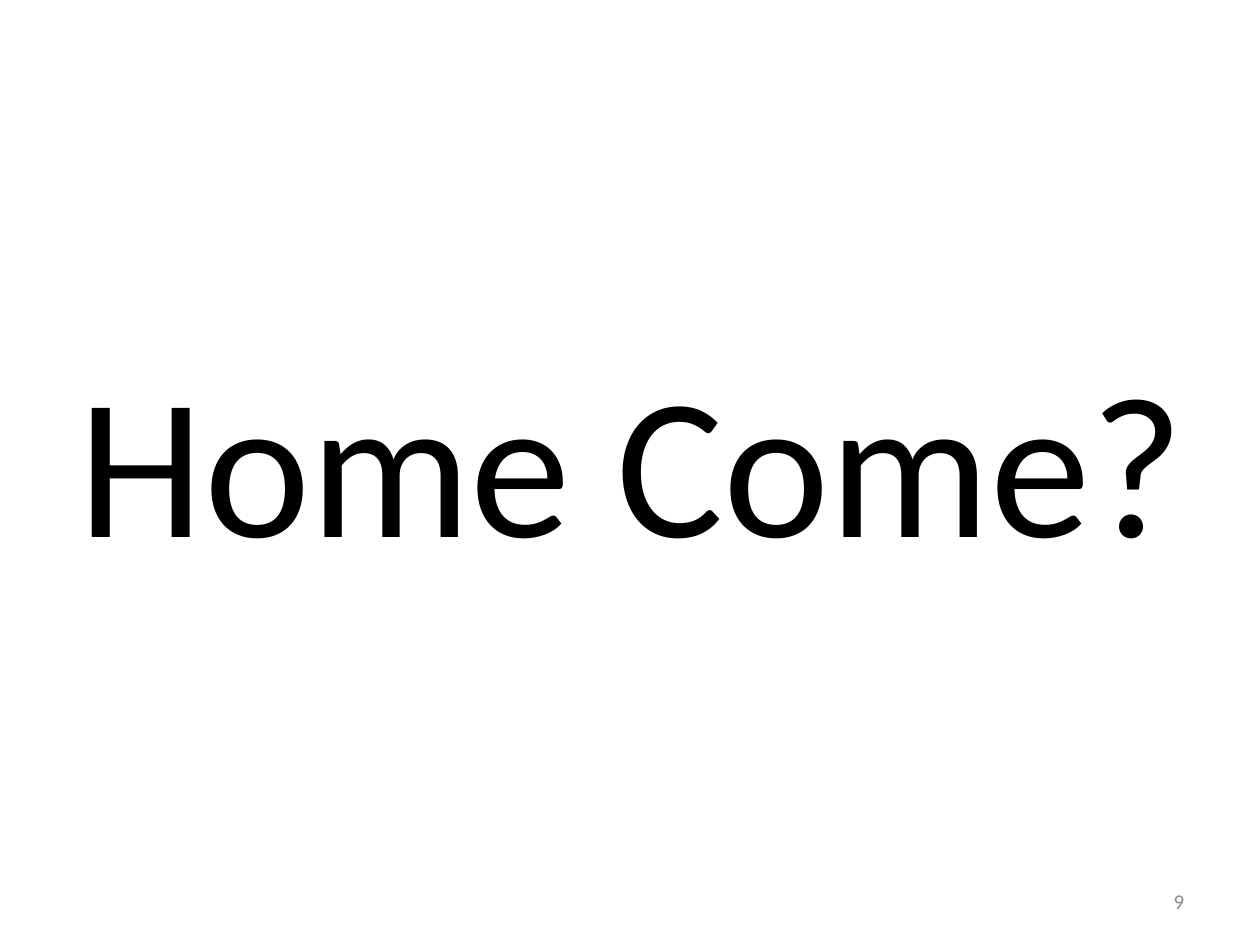
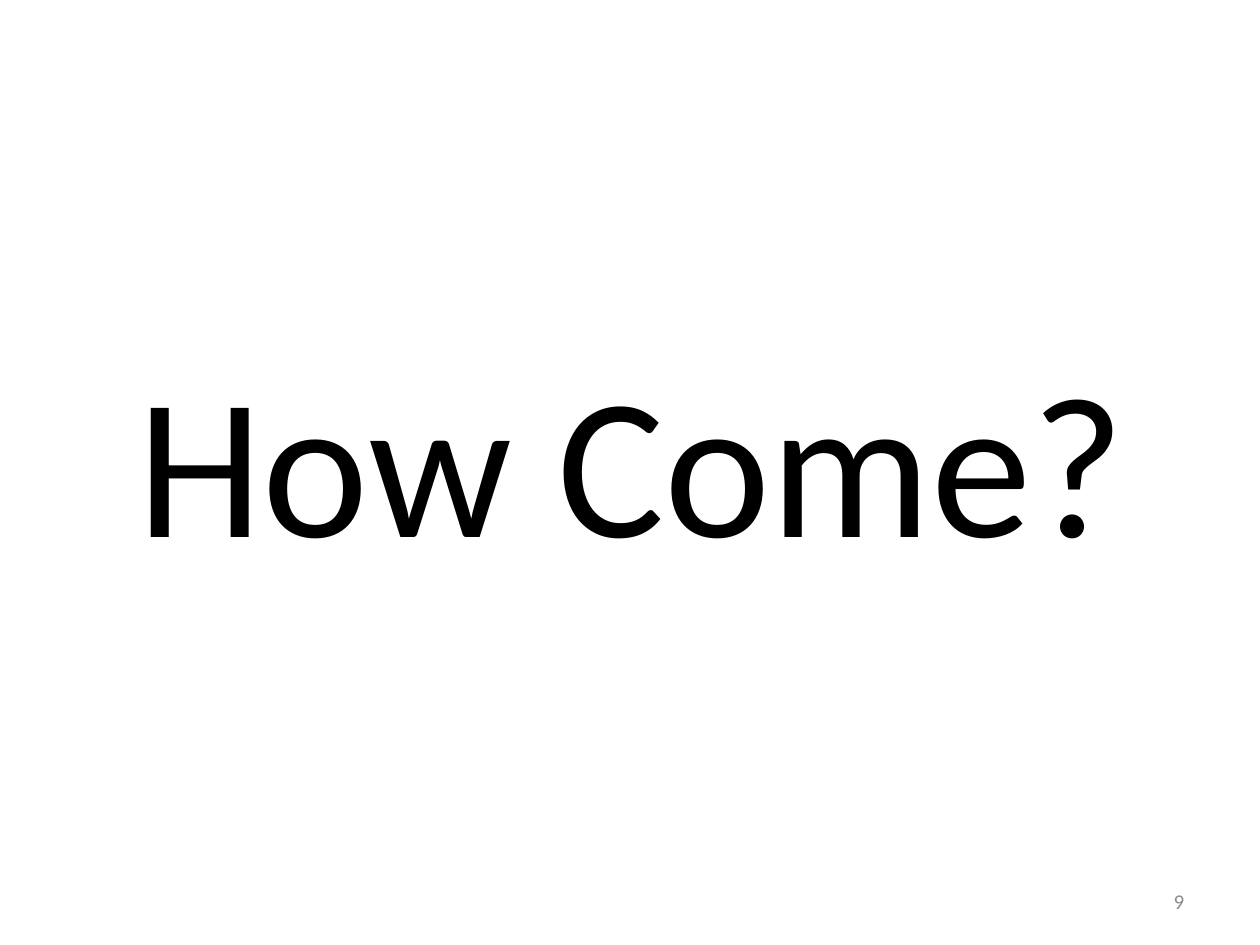
Before and after one commit to s3u/talks, a slide deck: slide 9 of ql.io-01-24-2012-node-summit-final.pptx. Drawn at 1260x945 pixels with LibreOffice and Linux fonts; fonts in the diff are those of the drawing. Boxes give left, top, right and bottom in pixels: in the first picture for what was removed or moved away, otherwise in the second. Text is boxed around its words. In the diff, an @@ line names an element or a change of style, - is before the commit and + after.

```diff
--- a/ql.io-01-24-2012-node-summit-final.pptx
+++ b/ql.io-01-24-2012-node-summit-final.pptx
@@ title at [138,399,1124,539]: text changed @@
-Home Come?
+How Come?
```
Also in this commit, not shown: 1 other file.
